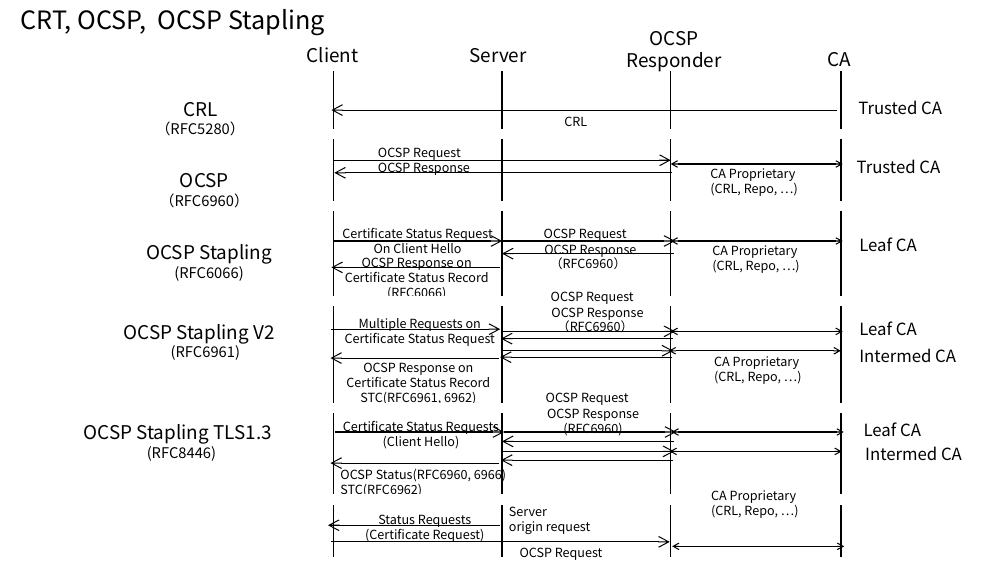
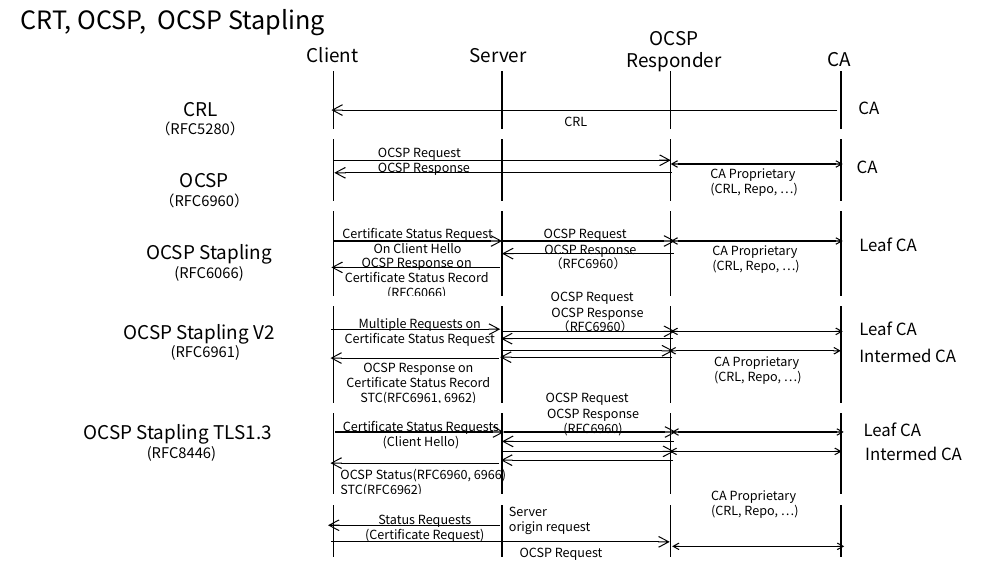
Before and after one commit to kojo1/TLSbook-en, a slide deck: slide 30 of Part1.Technology/Chapter3.Algorithm/Algorithm-fig-jp.pptx. Drawn at 1008x567 pixels with LibreOffice and Linux fonts; fonts in the diff are those of the drawing. Boxes give left, top, right and bottom in pixels: in the first picture for what was removed or moved away, otherwise in the second. Text is boxed around its words. In the diff, an @@ line names an element or a change of style, - is before the commit and + after.

```diff
--- a/Part1.Technology/Chapter3.Algorithm/Algorithm-fig-jp.pptx
+++ b/Part1.Technology/Chapter3.Algorithm/Algorithm-fig-jp.pptx
@@ text at (x1=858, y1=101, x2=879, y2=115): text changed @@
-Trusted CA
+CA
@@ text at (x1=857, y1=160, x2=878, y2=173): text changed @@
-Trusted CA
+CA
```
Also in this commit, not shown: 1 slide added, 2 other files.
